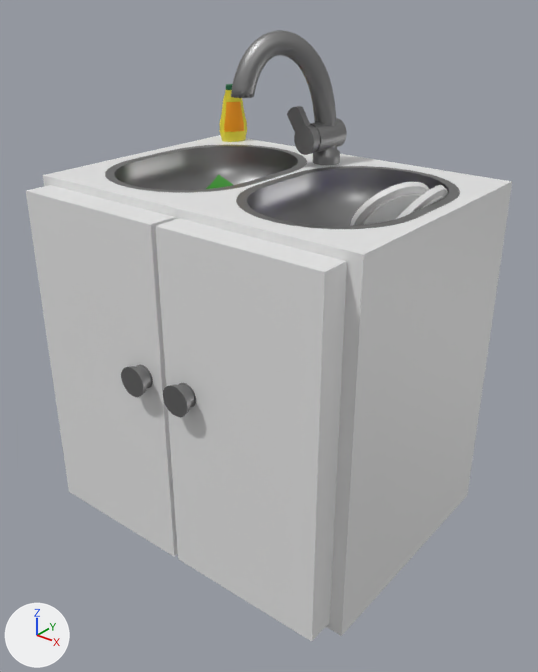
Two versions of the FBX model Assets/Modele_FBX/zlewozmywak.fbx, one commit apart.
Both versions are drawn from a 50 mm lens placed at (4.84, -6.92, 3.96), pointed at (0.16, -1.07, 0.32). Every picture has the same lights, and +X, +Y and +Z are marked at lower left. Where no turn or scale is listed for an object, it has been applied to the vertices. Vertices at the same position are counted once.
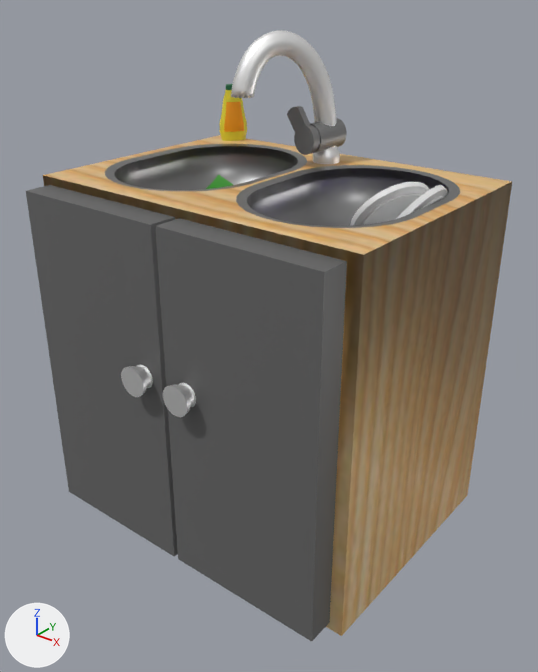
Changed parts and their boxes (x1, y1, x2, y2) in the pictures (538 x 672 px):
'Cube', surface changed, recoloured, reshaped
    both: (26, 106, 512, 641)
'NurbsCurve', recoloured
    both: (121, 30, 340, 417)
part 1 of me_cube, added (brown)
    after: (44, 135, 512, 255)

The edits, one by one:
Picture 'Zlew.png' (img_zlew_png) is new.
In material 'Material.006' (mat_material_006), base_color is no longer (0.8, 0.8, 0.8), white #e7e7e7.
In material 'Material.006' (mat_material_006), texture is now set to img_zlew_png.
Material 'Material.004' (mat_material_004) changes colour from white #e7e7e7 to dark grey #656565; in linear values from (0.8, 0.8, 0.8) to (0.13, 0.13, 0.13).
Material 'Material.005' (mat_material_005) changes colour from white #e7e7e7 to dark grey #656565; in linear values from (0.8, 0.8, 0.8) to (0.13, 0.13, 0.13).
Material 'Material.003' (mat_material_003) changes colour from grey #979797 to white #ffffff; in linear values from (0.311, 0.311, 0.311) to (1.0, 1.0, 1.0).
Material 'Material.015' (mat_material_015) changes colour from grey #979797 to white #ffffff; in linear values from (0.311, 0.311, 0.311) to (1.0, 1.0, 1.0).
Material 'Material.014' (mat_material_014) changes colour from grey #979797 to white #ffffff; in linear values from (0.311, 0.311, 0.311) to (1.0, 1.0, 1.0).
me_cube is used by ob_cube; location (0.0, -0.79, 0.0).
me_cube had 1446 vertices, 1201 faces and spanned x -2.02..2.02, y -1.75..1.44, z -2.22..2.66.
me_cube now has 1526 vertices, 1284 faces and spans x -2.02..2.02, y -1.75..1.44, z -2.22..2.66.
Part 1, on me_cube:
75 vertices are added at x -1.9..1.9, y -1.36..1.36, z 2.03.
5 new vertices lie (0.0, 0.08, 0.01) away from vertices in x -1.01..1.01, y -1.44..1.14, z 2.02.
13 new faces join them, mat_material_006 (picture img_zlew_png).
70 new faces join them, mat_material (grey #979797).
